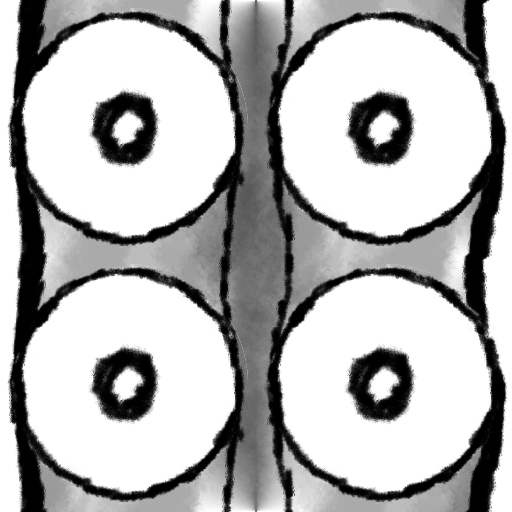
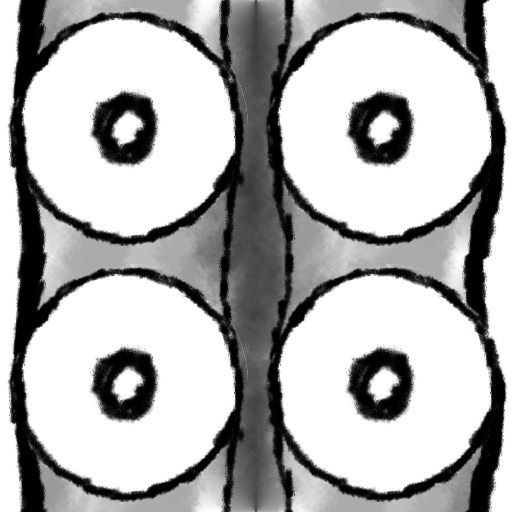
Layer changes from the first 512px x 512px image to the second:
moved "Pasted Layer #1" above "Pasted Layer" over [264, 8, 308, 248]
moved "Pasted Layer" above "Pasted Layer #3" over [197, 8, 248, 248]
painted on "Bg" over [193, 0, 309, 512]
